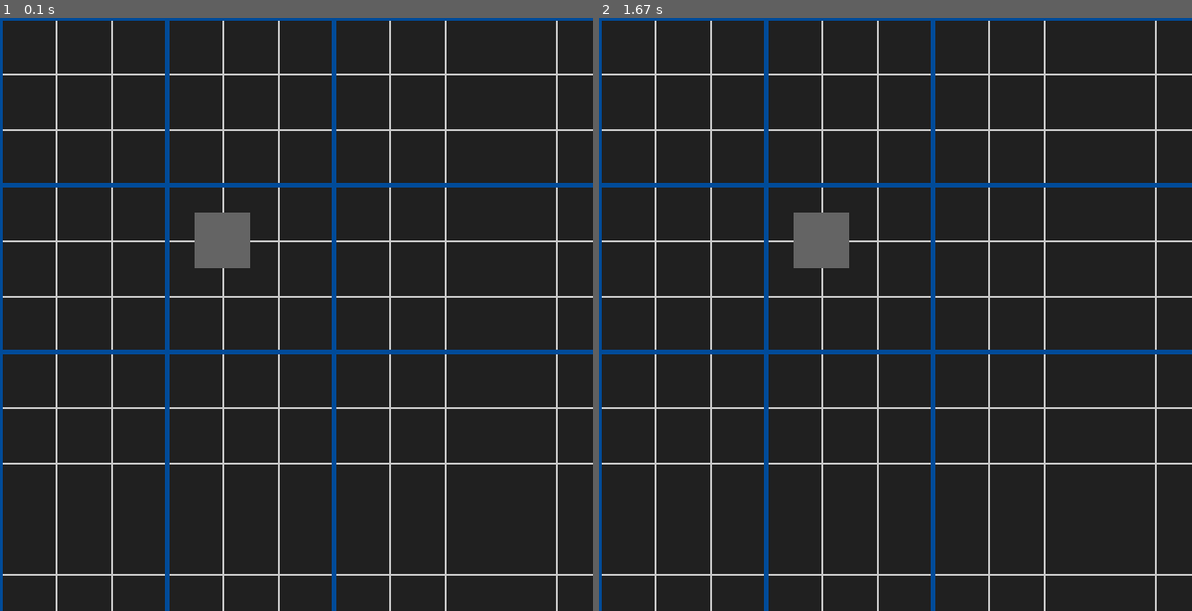
Above: before the commit, frames 1-2 (left to right).
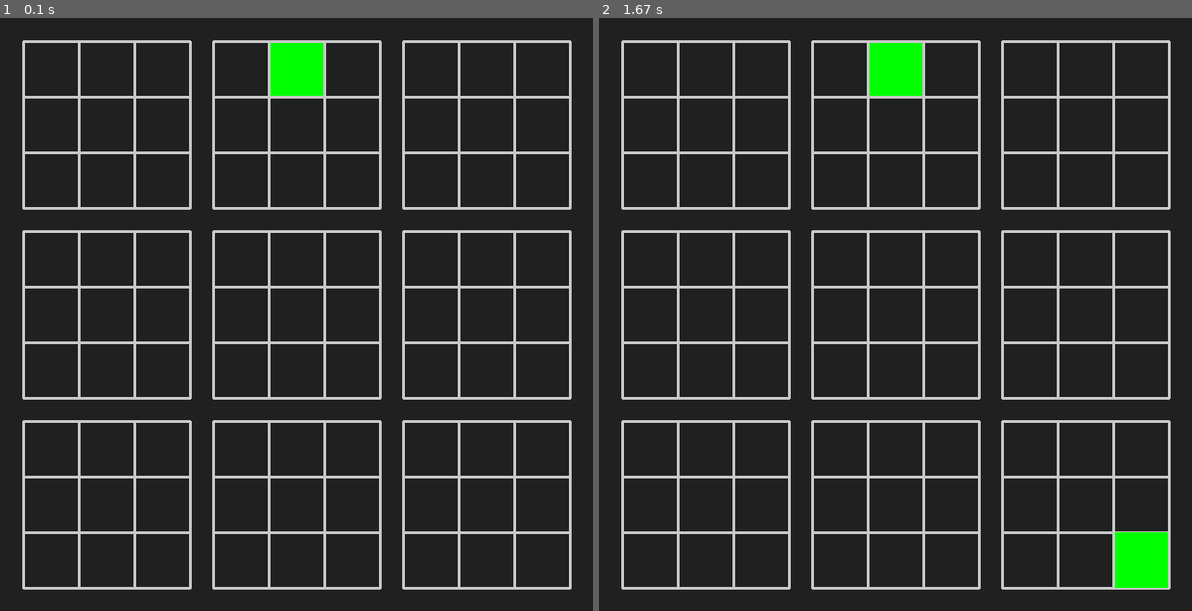
Above: after the commit, the same moments.

Repository: AreelKhan/UltimateTicTacToe
Game: pygame game, started from agent/pygame_uttt.py
Two runs of this game, one before a commit and one after it. Both use one fixed random seed, a clock stepped at 60 frames per second and the inputs below.
Inputs (mouse positions are in pixels of both pictures, inside the frame that each line leads up to):
- Up to frame 1 (0.1 s): no input
- Up to frame 2 (1.67 s): click (960, 379) at 0.38 s

The runs differ from the first frame. In frame 1, 18% of the frame differs, in the area x 0-100%, y 0-100%; in frame 2, 19%.

Commit message:
Changed Tic Tac Toe Layout

Diff:
--- a/agent/pygame_uttt.py
+++ b/agent/pygame_uttt.py
@@ -20,7 +20,8 @@
         self.ROWS = 3
         self.GAP = 25
         self.LOCAL_WIDTH = (self.WIDTH - self.GAP * 4) // self.ROWS  # width of a local board
-        self.CELL_WIDTH = self.LOCAL_WIDTH // self.ROWS  # width of a one cell
+        self.LOCAL_DISTANCE = self.GAP + self.LOCAL_WIDTH  # distance between two consecutive local boards
+        self.CELL_WIDTH = self.LOCAL_WIDTH // self.ROWS  # width of one cell
         # by default there are (3x3) cells on local board
         # and (9x9) cells on global board
 
@@ -33,6 +34,8 @@
         self.BLACK = (32, 32, 32)
         self.LIGHT_GRAY = (200, 200, 200)
         self.BLUE = (0, 75, 153)
+        self.RED = (255, 0, 0)
+        self.GREEN = (0, 255, 0)
 
         # Game Board
         self.global_board = np.array(
@@ -49,7 +52,8 @@
         self.agent = Agent()
         # DOXA uses R and B to identify players. This script uses boolean values,
         # these dictionaries are helpful to translate between the two
-        self.player_dict = {True: "R", False: "B"}
+        self.player_turn_dict = {True: "R", False: "B"}
+        self.player_color_dict = {"R": self.RED, "B": self.GREEN}
 
     def __str__(self):
         """
@@ -74,7 +78,7 @@
                 str_board += sep + "\n"
         return str_board
 
-    def _draw_local_grid(self, x, y):
+    def _draw_local(self, x, y, local_board):
         """
         draws the grid lines for a local board at position x,y
 
@@ -85,86 +89,55 @@
 
         @return: None
         """
-        for i in range(1, self.ROWS):
+        for i in range(self.ROWS + 1):
             pg.draw.line(
                 surface=self.win,
                 color=self.LIGHT_GRAY,
-                start_pos=(x, y + self.CELL_WIDTH * i),
-                end_pos=(x + self.CELL_WIDTH * self.ROWS, y + self.CELL_WIDTH * i),
-                width=2
+                start_pos=(x + self.CELL_WIDTH * i, y),
+                end_pos=(x + self.CELL_WIDTH * i, y + self.LOCAL_WIDTH),
+                width=3
             )
             pg.draw.line(
                 surface=self.win,
                 color=self.LIGHT_GRAY,
-                start_pos=(x + self.CELL_WIDTH * i, y),
-                end_pos=(x + self.CELL_WIDTH * i, y + self.CELL_WIDTH * self.ROWS),
-                width=2
+                start_pos=(y, x + self.CELL_WIDTH * i),
+                end_pos=(y + self.LOCAL_WIDTH, x + self.CELL_WIDTH * i),
+                width=3
             )
 
-    def _draw_global_grid(self):
-        """
-        draws the global grid lines
-
-        @return: None
-        """
-        for i in range(0, self.ROWS):
-            pg.draw.line(
-                surface=self.win,
-                color=self.BLUE,
-                start_pos=(self.LOCAL_WIDTH * i, 0),
-                end_pos=(self.LOCAL_WIDTH * i, self.WIDTH),
-                width=5
-            )
-            pg.draw.line(
-                surface=self.win,
-                color=self.BLUE,
-                start_pos=(0, self.LOCAL_WIDTH * i,),
-                end_pos=(self.WIDTH, self.LOCAL_WIDTH * i),
-                width=5
-            )
-
-    def _draw_cell(self, local_board, local_cell, player):
-        pass
-
-    def _draw_board(self):
-        """
-        draws the full game board
-
-        @return: None
-        """
-        # highlight playable boards
-
-        # draw local grid lines
-        for i in range(1 + self.ROWS):
-            for j in range(1 + self.ROWS):
-                self._draw_local_grid(
-                    x=i * self.LOCAL_WIDTH,
-                    y=j * self.LOCAL_WIDTH,
+        local = self.global_board[local_board]
+        for i in range(self.ROWS ** 2):
+            if local[i] is not None:
+                cell_x = x + (local_board % self.ROWS) * self.CELL_WIDTH
+                cell_y = y + (local_board // self.ROWS) * self.CELL_WIDTH
+                pg.draw.rect(
+                    surface=self.win,
+                    color=self.player_color_dict[local[i]],
+                    rect=pg.Rect((cell_x + 2, cell_y), (self.CELL_WIDTH - 3, self.CELL_WIDTH))
                 )
 
-        # draw global grid lines
-        self._draw_global_grid()
-
-        # draw board entries
-        for i in range(len(self.global_board)):
-            for j in range(len(self.global_board)):
-                if self.global_board[i, j] is not None:
-                    self._draw_cell(
-                        local_board=i,
-                        local_cell=j,
-                        player=self.global_board[i, j]
-                    )
-
-    def _render(self):
-        """
-        renders the game graphics on pygame screen
-
-        @return: None
-        """
+    def _render_board(self):
+        """
+        draws and renders the full game board
+
+        @return: None
+        """
+
         self.win.fill(self.BLACK)
-        self._draw_board()
-        pg.draw.rect(self.win, (100, 100, 100),
-                     pg.Rect((210, 210), (self.CELL_WIDTH, self.CELL_WIDTH)))
+
+        # TODO: Highlight playable boards
+        # TODO: Color each local board according to game state (green, red, yellow, or white)
+        # TODO: Implement board entries
+
+        # draw local board
+        for i in range(self.ROWS):
+            for j in range(self.ROWS):
+                self._draw_local(
+                    x=self.GAP + j * self.LOCAL_DISTANCE,
+                    y=self.GAP + i * self.LOCAL_DISTANCE,
+                    local_board=self.ROWS * i + j
+                )
+
         pg.display.update()
 
     def _cell_range(self, cell_corner, coord):
@@ -221,7 +194,7 @@
 
         @return: None
         """
-        self.global_board[move] = self.player_dict[self.turn]
+        self.global_board[move] = self.player_turn_dict[self.turn]
 
     def main(self):
         """
@@ -231,7 +204,7 @@
         """
         run = True
         self.playable_boards = [randint(0, 8)]  # pick random starting local board
-        self._render()
+        self._render_board()
         while run:
             self.clock.tick(self.FPS)
 
@@ -247,7 +220,7 @@
                         if event.type == pg.MOUSEBUTTONDOWN:
                             mouse_press = pg.mouse.get_pos()
                             if self._valid_input(mouse_press=mouse_press):
-                                self._render()
+                                self._render_board()
                                 self.turn = not self.turn
 
             # agents turn
@@ -258,10 +231,14 @@
                     playable_boards=self.playable_boards[:]
                 )
                 self._place_move(move=move)
-                self._render()
+                self._render_board()
                 self.turn = not self.turn
 
 
 if __name__ == "__main__":
     uttt = UltimateTicTacToe()
+    uttt.global_board[1, 0] = "B"
+    uttt.global_board[1, 1] = "R"
+    uttt.global_board[1, 2] = "B"
+    print(uttt)
     uttt.main()
